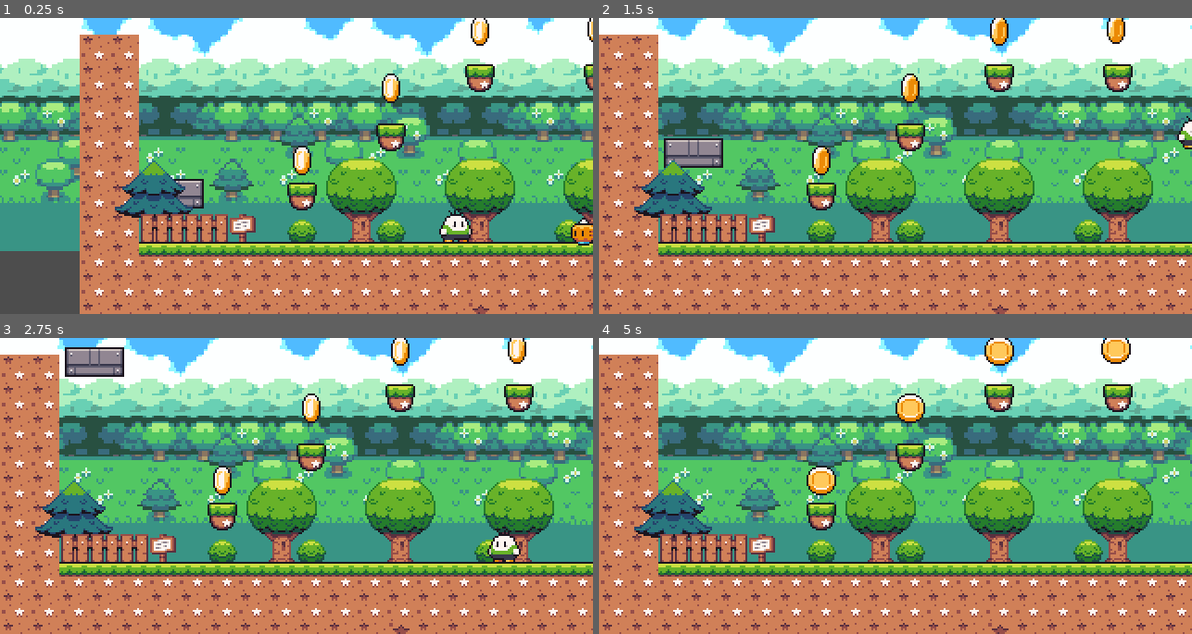
Above: before the commit, frames 1-4 (two rows, left to right).
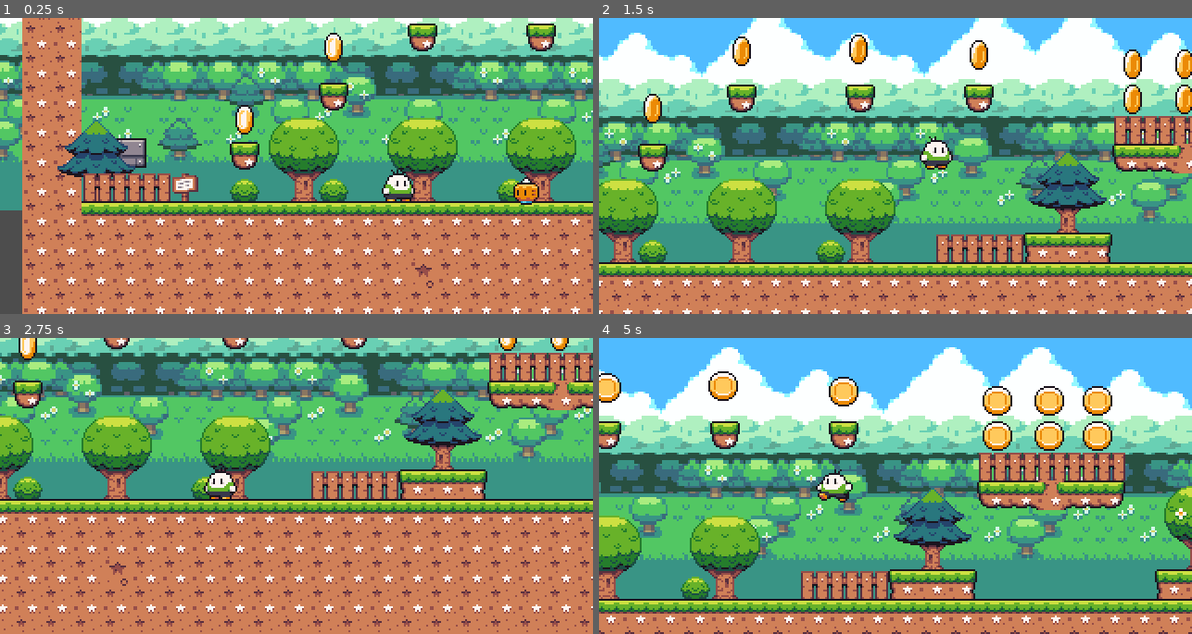
Above: after the commit, the same moments.

Repository: EwertonBatista/GODOT-4-Platform-2D
Game: Godot game, scene res://scenes/levels/world_01.tscn
The game is run twice, just before and just after one commit, with the same random seed, the same clock (stepped at 60 frames per second) and the same inputs.
Inputs:
- Up to frame 1 (0.25 s): no input
- Up to frame 2 (1.5 s): tap Enter (ui_accept) at 0.5, 0.77 s; hold Shift (correr) 0.53-1.28 s; hold Right (ui_right) from 0.53 s (still down); tap Shift (correr) at 1.35 s
- Up to frame 3 (2.75 s): tap Enter (ui_accept) at 1.52 s; release Right (ui_right) at 2.03 s; hold Left (ui_left) from 2.03 s (still down); hold Shift (correr) from 2.03 s (still down)
- Up to frame 4 (5 s): release Left (ui_left) at 2.78 s; release Shift (correr) at 2.78 s; hold Right (ui_right) 2.78-4.28 s; tap Shift (correr) at 2.85, 4.35 s; tap Enter (ui_accept) at 3.02, 3.77, 4.52 s; hold Shift (correr) 3.53-4.28 s; hold Left (ui_left) from 4.28 s (still down)

The runs differ from the first frame. In frame 1, 80% of the frame differs, in the area x 0-100%, y 0-100%; in frame 2, 76%; in frame 3, 80%; in frame 4, 85%.

Commit message:
add follow_camera function to player script

Diff:
--- a/scripts/Character.gd
+++ b/scripts/Character.gd
@@ -10,7 +10,7 @@
 var gravity = 1000
 
 @onready var animation = $AnimatedSprite2D as AnimatedSprite2D
-@onready var remote_transform
+@onready var remote_transform := $remote as RemoteTransform2D
 
 
 func _physics_process(delta):
@@ -52,8 +52,9 @@
 
 func _on_hurtbox_body_entered(body):
 	if body.is_in_group("enemies"):
-		$Camera2D.reparent(self.get_parent(), true)
+		#$Camera2D.reparent(self.get_parent(), true)
 		queue_free()
 
 func follow_camera(camera):
 	var camera_path = camera.get_path()
+	remote_transform.remote_path = camera_path
